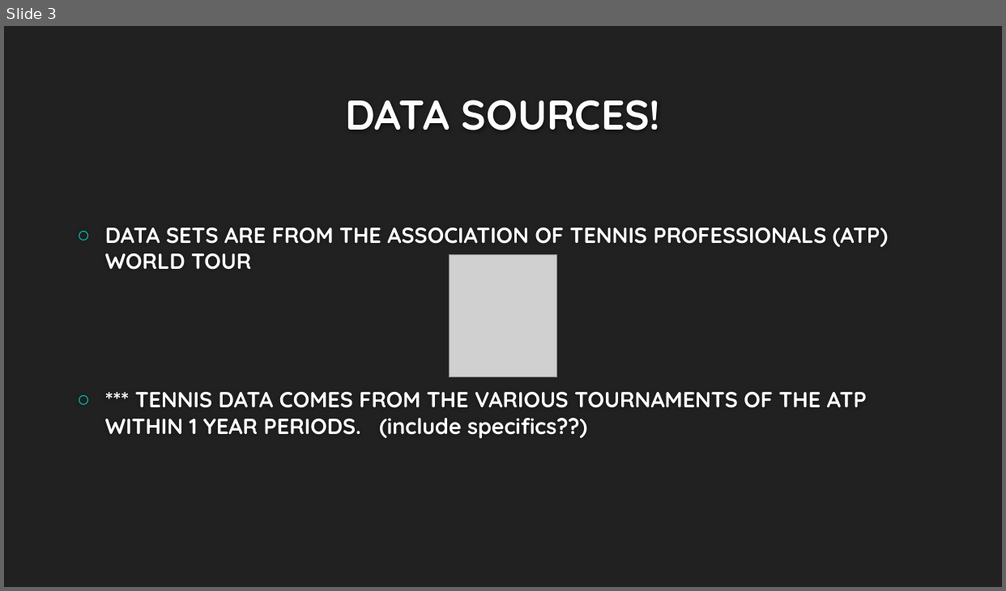
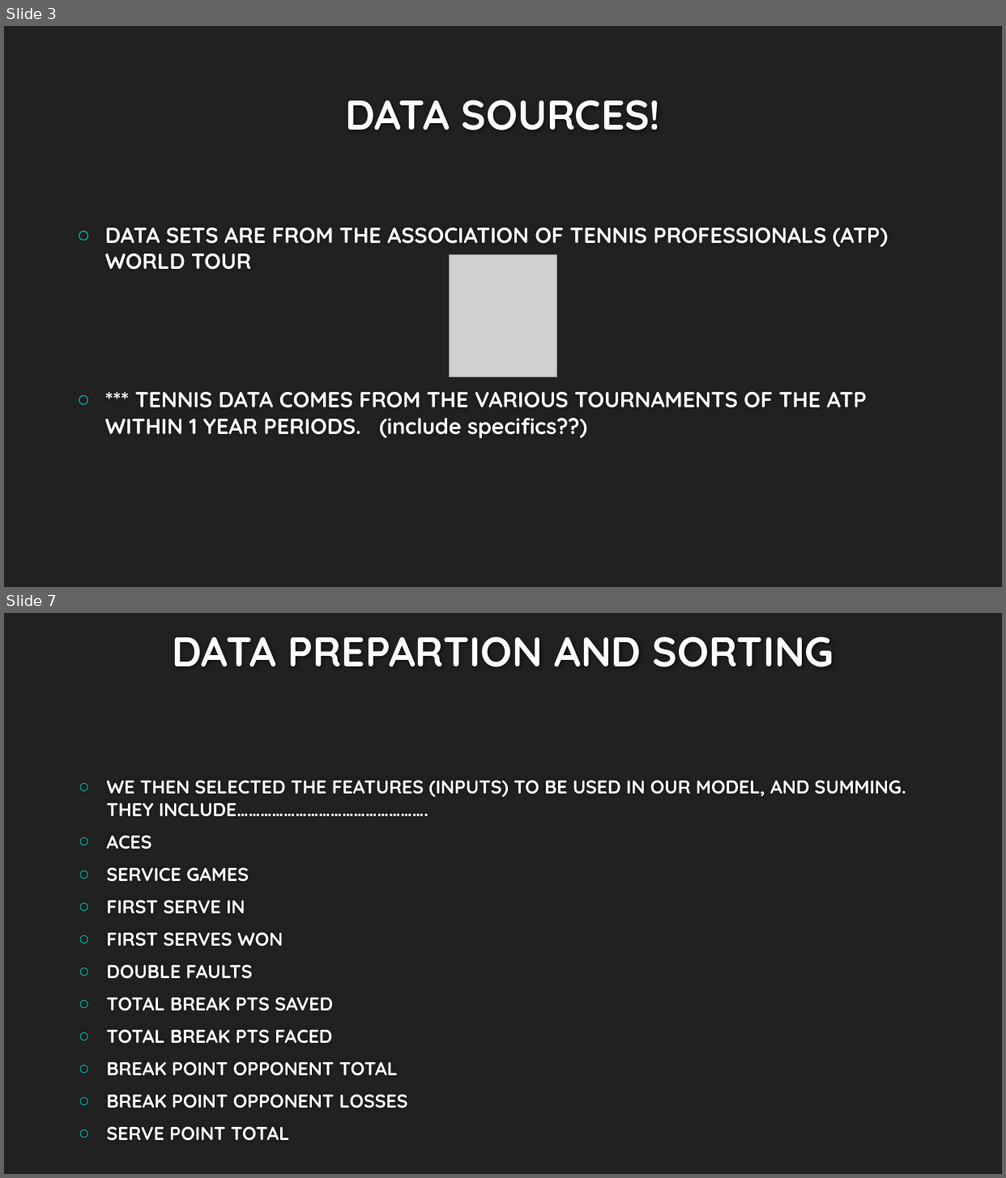
Before and after one commit to APK500/project-three, a slide deck: UNABLE LARKS! – PREDICTING TENNIS.pptx. Shown one above the other, each under a label of ours: slide 3 before the commit, slides 3 and 7 after it; the slides between them are not shown. The pictures are 1006x591 and 1006x1178 pixels, drawn with LibreOffice and Linux fonts; fonts in the diff are those of the drawing; grey boxes stand for pictures; background and template pictures are left out. Boxes give left, top, right and bottom in pixels: in the first picture for what was removed or moved away, otherwise in the second. Text is boxed around its words. In the diff, an @@ line names an element or a change of style, - is before the commit and + after.

```diff
--- a/UNABLE LARKS! – PREDICTING TENNIS.pptx
+++ b/UNABLE LARKS! – PREDICTING TENNIS.pptx
@@ slide 7 added at [4, 613, 1002, 1174], background #212121 @@
@@ title added at [172, 636, 834, 667], 40 pt, text #FEFEFE, bold @@
+DATA PREPARTION AND SORTING
@@ text added at [107, 780, 906, 1141], 18 pt, text #FFFFFF, bold @@
+○ WE THEN SELECTED THE FEATURES (INPUTS) TO BE USED IN OUR MODEL, AND SUMMING. THEY INCLUDE………………………………………….
+○ ACES
+○ SERVICE GAMES
+○ FIRST SERVE IN
+○ FIRST SERVES WON
+○ DOUBLE FAULTS
+○ TOTAL BREAK PTS SAVED
+○ TOTAL BREAK PTS FACED
+○ BREAK POINT OPPONENT TOTAL
+○ BREAK POINT OPPONENT LOSSES
+○ SERVE POINT TOTAL
```
Also in this commit, not shown: 1 slide changed, 9 other slides added, 8 other files.
